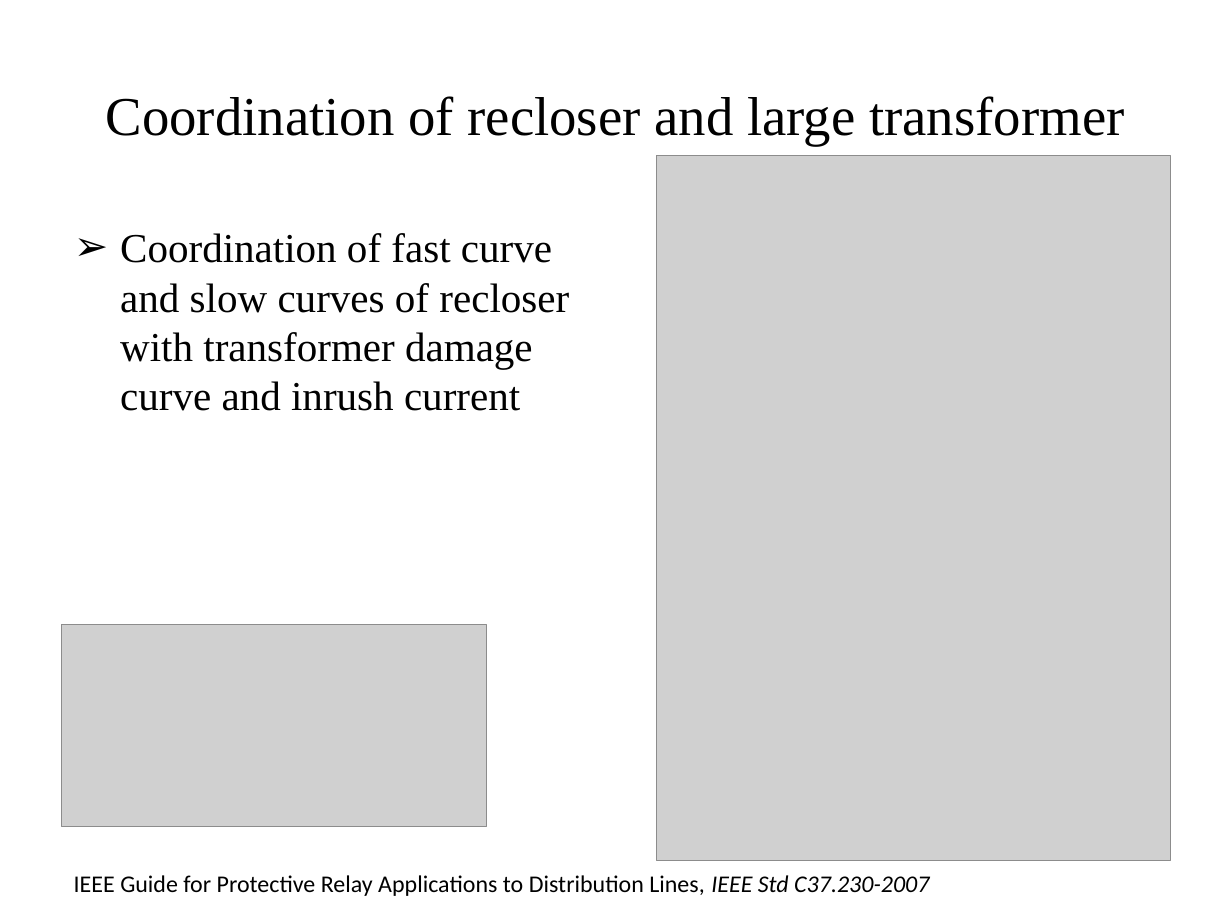
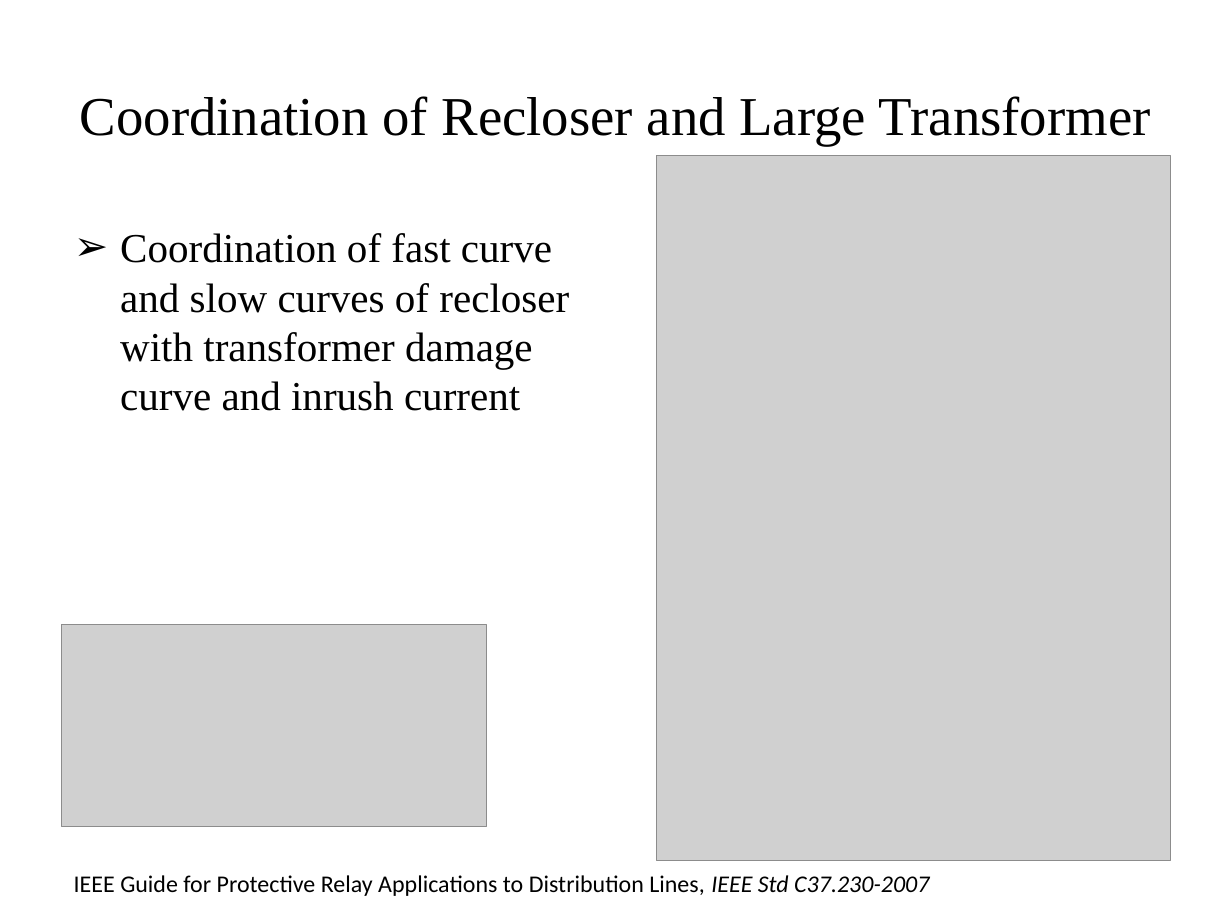
Before and after one commit to gridlab-d/course, a slide deck: slide 28 of University of Washington Class/Module 9 - Automated switching and reconfiguration.pptx. Drawn at 1232x924 pixels with LibreOffice and Linux fonts; fonts in the diff are those of the drawing; grey boxes stand for pictures. Boxes give left, top, right and bottom in pixels: in the first picture for what was removed or moved away, otherwise in the second. Text is boxed around its words. In the diff, an @@ line names an element or a change of style, - is before the commit and + after.

Commit message:
Changes to module 9 for wording and clarity

```diff
--- a/University of Washington Class/Module 9 - Automated switching and reconfiguration.pptx
+++ b/University of Washington Class/Module 9 - Automated switching and reconfiguration.pptx
@@ title at box(80, 96, 1151, 146): text changed @@
-Coordination of recloser and large transformer
+Coordination of Recloser and Large Transformer
```
Also in this commit, not shown: 21 other slides changed.
